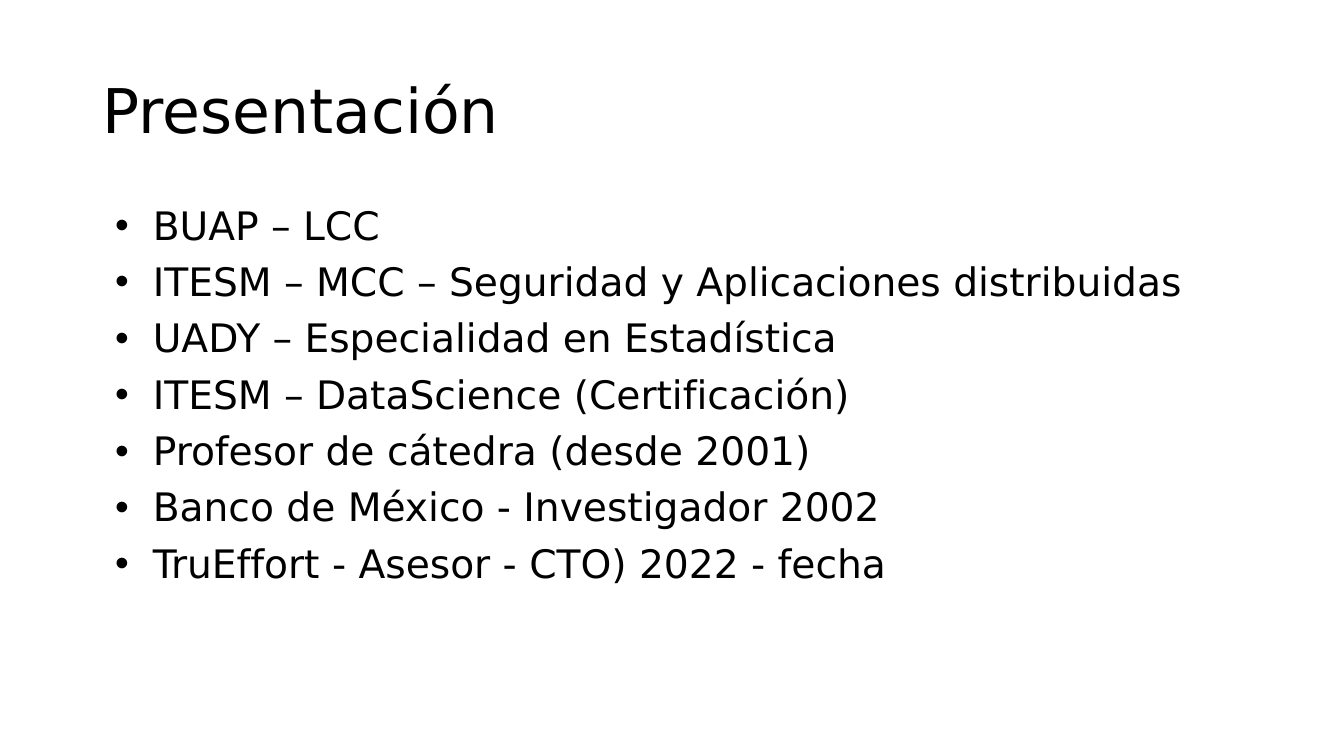
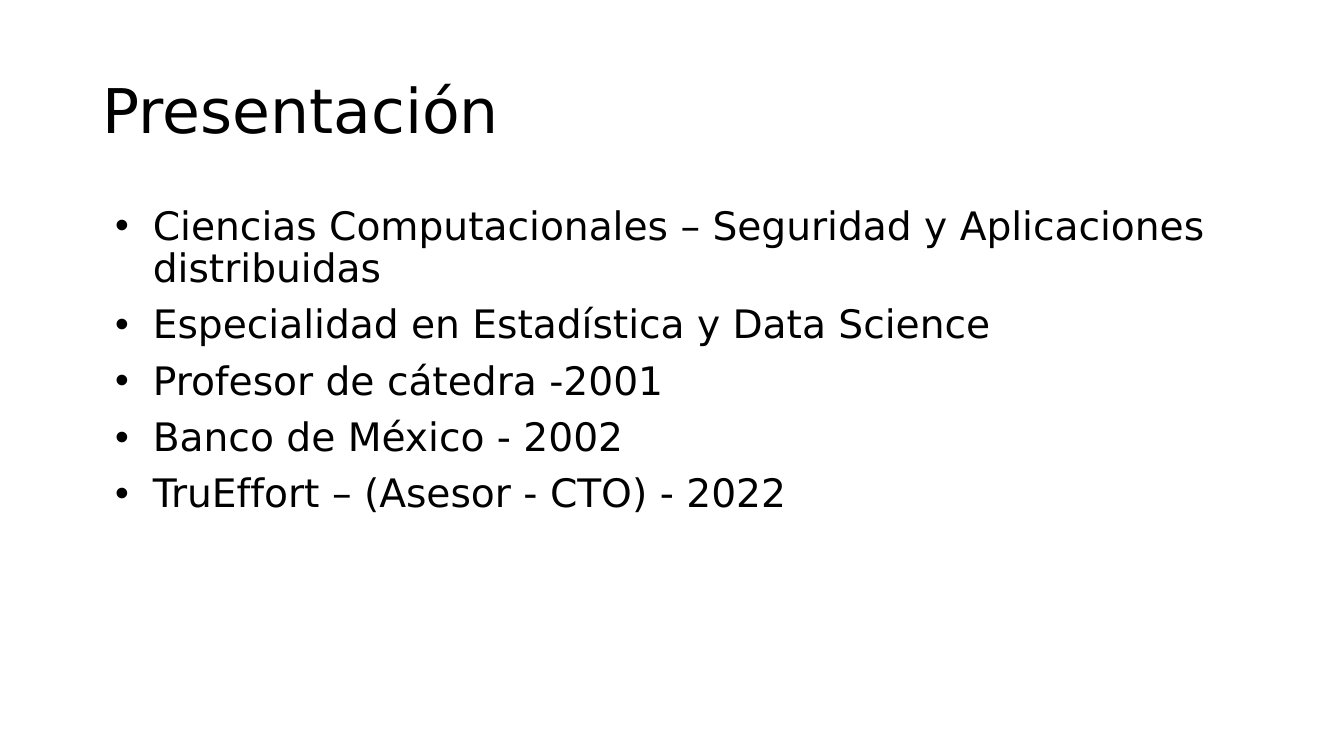
Before and after one commit to franvazgom/masterClassCBV, a slide deck: slide 2 of docs/MasterClassEnero2026_2.pptx. Drawn at 1344x756 pixels with LibreOffice and Linux fonts; fonts in the diff are those of the drawing; background and template pictures are left out. Boxes give left, top, right and bottom in pixels: in the first picture for what was removed or moved away, otherwise in the second. Text is boxed around its words. In the diff, an @@ line names an element or a change of style, - is before the commit and + after.

```diff
--- a/docs/MasterClassEnero2026_2.pptx
+++ b/docs/MasterClassEnero2026_2.pptx
@@ text at (x1=153, y1=210, x2=1204, y2=513): text changed @@
-• BUAP – LCC
-• ITESM – MCC – Seguridad y Aplicaciones distribuidas
-• UADY – Especialidad en Estadística
-• ITESM – DataScience (Certificación)
-• Profesor de cátedra (desde 2001)
-• Banco de México - Investigador 2002
-• TruEffort - Asesor - CTO) 2022 - fecha
+• Ciencias Computacionales – Seguridad y Aplicaciones distribuidas
+• Especialidad en Estadística y Data Science
+• Profesor de cátedra -2001
+• Banco de México - 2002
+• TruEffort – (Asesor - CTO) - 2022
```
Also in this commit, not shown: 9 slides added, 3 slides removed, 1 other file.
